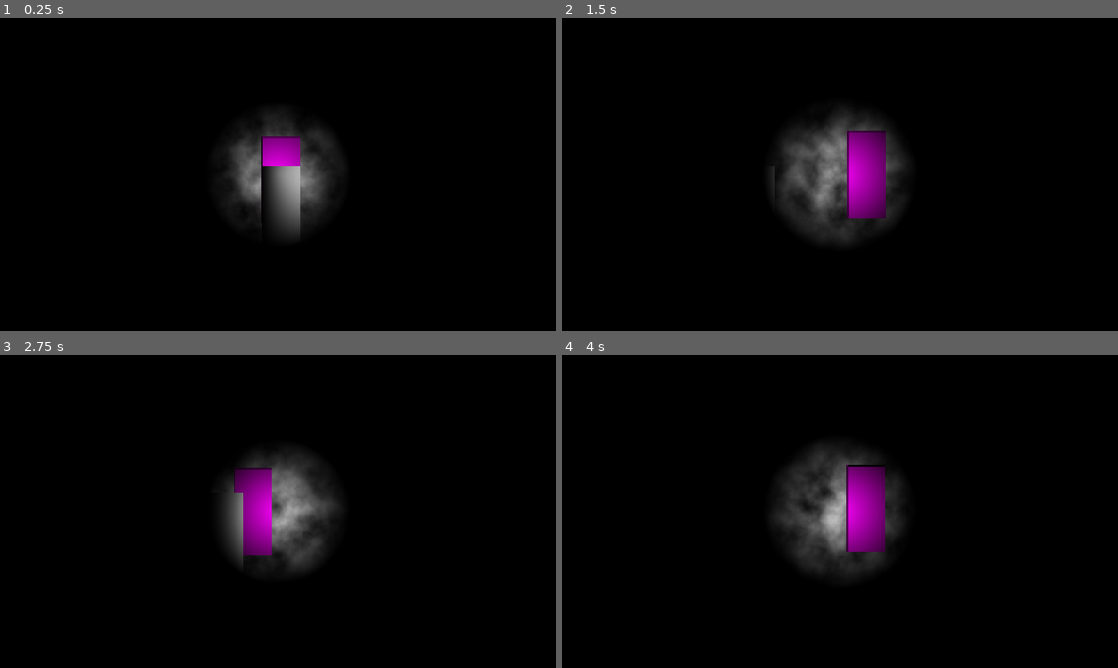
Above: before the commit, frames 1-4 (two rows, left to right).
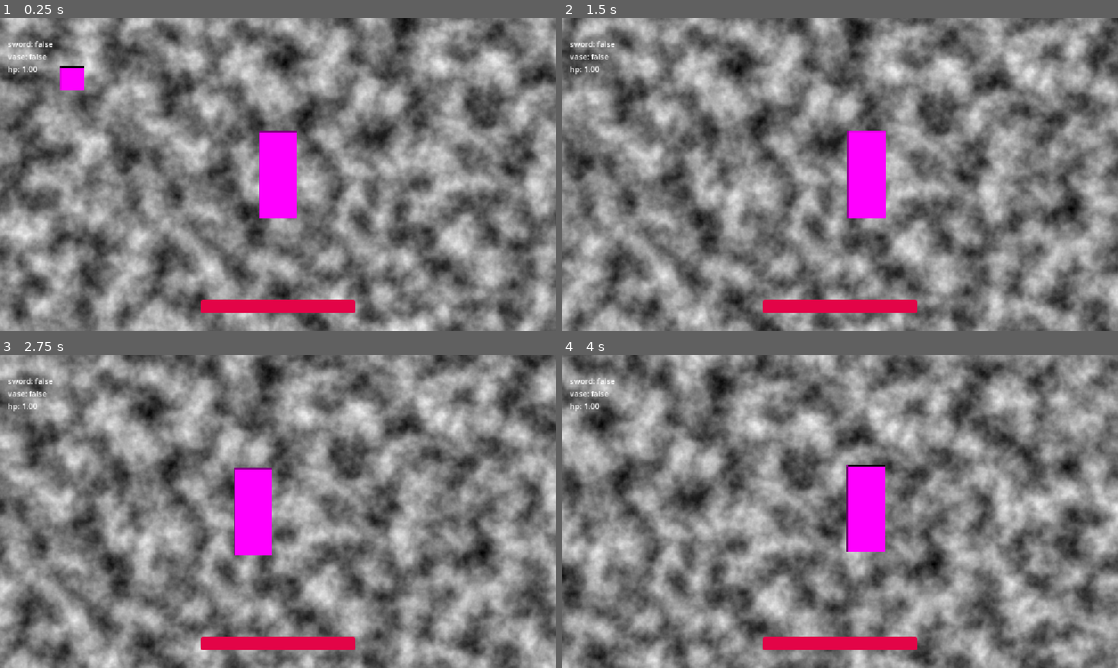
Above: after the commit, the same moments.

Repository: jsbrn/giant-jam-2
Game: Godot game, scene res://ui/views/game_view.tscn
Same seed, same stepped clock (60 frames per second), same inputs: the game is played once before the commit and once after it.
Inputs:
- Up to frame 1 (0.25 s): no input
- Up to frame 2 (1.5 s): hold D (move_right) from 0.53 s (still down); tap W (move_up) at 0.77 s
- Up to frame 3 (2.75 s): tap W (move_up) at 1.52 s; release D (move_right) at 2.03 s; hold A (move_left) from 2.03 s (still down)
- Up to frame 4 (4 s): release A (move_left) at 2.78 s; hold D (move_right) from 2.78 s (still down); tap W (move_up) at 3.02, 3.77 s

The runs differ from the first frame. In frame 1, 100% of the frame differs, in the area x 0-100%, y 0-100%; in frame 2, 99%; in frame 3, 99%; in frame 4, 99%.

Commit message:
Collectibles, painting

Diff:
--- a/project.godot
+++ b/project.godot
@@ -14,6 +14,10 @@
 run/main_scene="uid://c8mssb3k5kip3"
 config/features=PackedStringArray("4.7", "Forward Plus")
 config/icon="res://icon.svg"
+
+[autoload]
+
+SignalBus="*uid://lxrq7vaxj7ru"
 
 [debug]
 
--- /dev/null
+++ b/signal_bus.gd
@@ -0,0 +1,3 @@
+extends Node
+
+signal painting_slashed
--- a/ui/hud/debug.gd
+++ b/ui/hud/debug.gd
@@ -1,5 +1,8 @@
 extends Label
 
 func _process(delta: float) -> void:
-	var player: Player = get_tree().get_first_node_in_group("players")
-	text = str(player.global_position)
+	var p: Player = get_tree().get_first_node_in_group("players")
+	text = ""
+	text += "\nsword: %s" % [p.has_sword]
+	text += "\nvase: %s" % [p.has_vase]
+	text += "\nhp: %.2f" % [p.health]
--- /dev/null
+++ b/ui/hud/health.gd
@@ -0,0 +1,12 @@
+extends ProgressBar
+
+
+# Called when the node enters the scene tree for the first time.
+func _ready() -> void:
+	pass # Replace with function body.
+
+
+# Called every frame. 'delta' is the elapsed time since the previous frame.
+func _process(delta: float) -> void:
+	var player: Player = get_tree().get_first_node_in_group("players")
+	value = player.health
--- a/ui/hud/hud.tscn
+++ b/ui/hud/hud.tscn
@@ -3,6 +3,14 @@
 [ext_resource type="Script" uid="uid://bppm3qiukrilw" path="res://ui/hud/debug.gd" id="1_xmswo"]
 [ext_resource type="Texture2D" uid="uid://bqubo4cieguh2" path="res://assets/textures/blindness.png" id="2_4d6w6"]
 [ext_resource type="Script" uid="uid://dvu31gk2qda2g" path="res://ui/hud/blindness.gd" id="3_e0nub"]
+[ext_resource type="Script" uid="uid://tadadjl8j6fk" path="res://ui/hud/health.gd" id="4_w75iv"]
+
+[sub_resource type="StyleBoxFlat" id="StyleBoxFlat_w75iv"]
+bg_color = Color(0.8901961, 0.015686275, 0.2784314, 1)
+corner_radius_top_left = 4
+corner_radius_top_right = 4
+corner_radius_bottom_right = 4
+corner_radius_bottom_left = 4
 
 [node name="HUD" type="Control" unique_id=1063190297]
 layout_mode = 3
@@ -11,15 +19,6 @@
 anchor_bottom = 1.0
 grow_horizontal = 2
 grow_vertical = 2
-
-[node name="Debug" type="Label" parent="." unique_id=1413607937]
-layout_mode = 1
-offset_left = 16.0
-offset_top = 16.0
-offset_right = 89.0
-offset_bottom = 39.0
-text = "HUD Test"
-script = ExtResource("1_xmswo")
 
 [node name="TextureRect" type="TextureRect" parent="." unique_id=493511020]
 layout_mode = 1
@@ -32,3 +31,30 @@
 expand_mode = 1
 stretch_mode = 3
 script = ExtResource("3_e0nub")
+
+[node name="Debug" type="Label" parent="." unique_id=1413607937]
+layout_mode = 1
+offset_left = 16.0
+offset_top = 16.0
+offset_right = 89.0
+offset_bottom = 39.0
+text = "HUD Test"
+script = ExtResource("1_xmswo")
+
+[node name="Health" type="ProgressBar" parent="." unique_id=2082598290]
+layout_mode = 1
+anchors_preset = 7
+anchor_left = 0.5
+anchor_top = 1.0
+anchor_right = 0.5
+anchor_bottom = 1.0
+offset_left = -160.0
+offset_top = -64.0
+offset_right = 160.0
+offset_bottom = -37.0
+grow_horizontal = 2
+grow_vertical = 0
+theme_override_styles/fill = SubResource("StyleBoxFlat_w75iv")
+max_value = 1.0
+show_percentage = false
+script = ExtResource("4_w75iv")
--- /dev/null
+++ b/world/collectible.gd
@@ -0,0 +1,16 @@
+extends Area2D
+
+enum Item {
+	VASE,
+	SWORD
+}
+
+@export var item: Item
+
+func _on_body_entered(body: Node2D) -> void:
+	var p: Player = body
+	if item == Item.VASE:
+		p.has_vase = true
+	if item == Item.SWORD:
+		p.has_sword = true
+	queue_free()
--- /dev/null
+++ b/world/collectible.tscn
@@ -0,0 +1,14 @@
+[gd_scene format=3 uid="uid://ddykfq2u5eeiy"]
+
+[ext_resource type="Script" uid="uid://hu47w8jdajmc" path="res://world/collectible.gd" id="1_g77r0"]
+
+[sub_resource type="RectangleShape2D" id="RectangleShape2D_w5pmr"]
+size = Vector2(50, 50)
+
+[node name="Collectible" type="Area2D" unique_id=1458262172]
+script = ExtResource("1_g77r0")
+
+[node name="CollisionShape2D" type="CollisionShape2D" parent="." unique_id=716719722]
+shape = SubResource("RectangleShape2D_w5pmr")
+
+[connection signal="body_entered" from="." to="." method="_on_body_entered"]
--- a/world/ghost.gd
+++ b/world/ghost.gd
@@ -3,7 +3,7 @@
 enum AttackType {
 	SLOWNESS,
 	BLINDNESS,
-	TELEPORT
+	DAMAGE
 }
 
 const SPEED: float = 100
@@ -15,6 +15,8 @@
 
 func _ready() -> void:
 	nav.target_position = random_target()
+	if attack_type == AttackType.DAMAGE:
+		SignalBus.painting_slashed.connect(_on_painting_slashed)
 
 func _process(delta: float) -> void:
 	velocity = (nav.get_next_path_position() - global_position).normalized() * SPEED
@@ -52,6 +54,23 @@
 	if attack_type == AttackType.SLOWNESS:
 		p.slowness = 2
 	if attack_type == AttackType.BLINDNESS:
-		p.blindness = 2
-	if attack_type == AttackType.TELEPORT:
-		p.global_position = random_target()
+		if !p.has_vase:
+			p.blindness = 2
+		else:
+			p.has_vase = false
+			disappear()
+	if attack_type == AttackType.DAMAGE:
+		if p.has_sword:
+			disappear()
+		else:
+			p.health -= .5
+			if p.health <= 0:
+				p.global_position = random_target()
+				p.health = 1
+
+func _on_painting_slashed() -> void:
+	disappear()
+
+func disappear() -> void:
+	await create_tween().tween_property(self, "alpha", 0.0, 3)
+	queue_free()
--- a/world/ghost.tscn
+++ b/world/ghost.tscn
@@ -17,7 +17,7 @@
 
 [node name="Ghost" type="CharacterBody2D" unique_id=1428940175]
 collision_layer = 2
-collision_mask = 5
+collision_mask = 4
 script = ExtResource("1_vhie2")
 
 [node name="Sprite2D" type="Sprite2D" parent="." unique_id=257297051]
--- a/world/house.tscn
+++ b/world/house.tscn
@@ -3,6 +3,8 @@
 [ext_resource type="PackedScene" uid="uid://xdebh1khggf1" path="res://world/player.tscn" id="1_apcmc"]
 [ext_resource type="PackedScene" uid="uid://dhiu3yga7nhqv" path="res://world/ghost.tscn" id="2_jpscu"]
 [ext_resource type="PackedScene" uid="uid://bqnlp13ldmeie" path="res://world/projector.tscn" id="3_v4e3w"]
+[ext_resource type="PackedScene" uid="uid://bnw6bqwc4ati3" path="res://world/painting.tscn" id="4_2skef"]
+[ext_resource type="PackedScene" uid="uid://ddykfq2u5eeiy" path="res://world/collectible.tscn" id="5_27kdi"]
 
 [sub_resource type="FastNoiseLite" id="FastNoiseLite_jpscu"]
 
@@ -12,8 +14,8 @@
 noise = SubResource("FastNoiseLite_jpscu")
 
 [sub_resource type="NavigationPolygon" id="NavigationPolygon_w5pmr"]
-vertices = PackedVector2Array(-1484.9766, 1485.0234, -923, -420, -260, -440, 260, -440, 1482.0234, 1492.9688, 1488.9688, -1484.0234, 260, -510, -1481.0078, -1490.9688, -923, -1065, -1036, -420, -1036, -1065, -260, -510)
-polygons = Array[PackedInt32Array]([PackedInt32Array(0, 1, 2, 3, 4), PackedInt32Array(5, 4, 3, 6), PackedInt32Array(7, 5, 6, 8), PackedInt32Array(9, 1, 0), PackedInt32Array(9, 0, 7, 10), PackedInt32Array(2, 1, 8, 11), PackedInt32Array(8, 10, 7), PackedInt32Array(8, 6, 11)])
+vertices = PackedVector2Array(-923, -420, -260, -440, 260, -440, -392, -234, -462, -234, -1481, 1443.3828, -626.5, 971.5, 407.5, 949.5, 520.5, 949.5, 1468.75, 1443.3828, -392, -164, 474.5, -500.5, 587.5, -500.5, 520.5, 304.5, 407.5, 304.5, 723, 795, 653, 795, -739.5, 971.5, 653, 725, 587.5, -1145.5, 1468.75, -1467.3828, 723, 725, -1133, 891, -739.5, 326.5, -1203, 891, -1481, -1467.3828, -1203, 821, 474.5, -1145.5, 260, -510, -270.5, -737.5, -270.5, -1382.5, -260, -510, -383.5, -737.5, -1133, 821, -923, -1065, -626.5, 326.5, -462, -164, -383.5, -1382.5, -1036, -420, -1036, -1065)
+polygons = Array[PackedInt32Array]([PackedInt32Array(0, 1, 2, 3, 4), PackedInt32Array(5, 6, 7, 8, 9), PackedInt32Array(10, 3, 2, 11, 12, 13, 14), PackedInt32Array(15, 9, 8, 16), PackedInt32Array(17, 6, 5), PackedInt32Array(16, 8, 13, 18), PackedInt32Array(12, 19, 20, 9, 21), PackedInt32Array(17, 5, 22, 23), PackedInt32Array(24, 22, 5), PackedInt32Array(24, 5, 25, 26), PackedInt32Array(27, 11, 28, 29, 30), PackedInt32Array(11, 2, 28), PackedInt32Array(29, 28, 31, 32), PackedInt32Array(23, 22, 33), PackedInt32Array(31, 1, 0, 34, 32), PackedInt32Array(10, 14, 7, 6, 35, 36), PackedInt32Array(37, 32, 34, 25), PackedInt32Array(23, 33, 26, 25, 38), PackedInt32Array(21, 18, 13, 12), PackedInt32Array(0, 4, 36, 35, 23, 38), PackedInt32Array(9, 15, 21), PackedInt32Array(39, 38, 25), PackedInt32Array(34, 39, 25), PackedInt32Array(37, 25, 20, 30), PackedInt32Array(30, 20, 19, 27)])
 outlines = Array[PackedVector2Array]([PackedVector2Array(-1491, -1501, 1499, -1494, 1492, 1503, -1495, 1495)])
 
 [sub_resource type="RectangleShape2D" id="RectangleShape2D_w5pmr"]
@@ -42,6 +44,7 @@
 position = Vector2(-1347, -821)
 
 [node name="BlindGhost" parent="NavigationRegion2D" unique_id=700121897 instance=ExtResource("2_jpscu")]
+position = Vector2(1088, -1232)
 attack_type = 1
 
 [node name="TeleportGhost" parent="NavigationRegion2D" unique_id=1197571142 instance=ExtResource("2_jpscu")]
@@ -103,3 +106,13 @@
 [node name="Projector3" parent="NavigationRegion2D" unique_id=534411383 instance=ExtResource("3_v4e3w")]
 position = Vector2(688, 760)
 movie = "test"
+
+[node name="Painting" parent="NavigationRegion2D" unique_id=1746873869 instance=ExtResource("4_2skef")]
+position = Vector2(472, -360)
+
+[node name="Sword" parent="NavigationRegion2D" unique_id=1458262172 instance=ExtResource("5_27kdi")]
+position = Vector2(-392, 32)
+item = 1
+
+[node name="Vase" parent="NavigationRegion2D" unique_id=793397787 instance=ExtResource("5_27kdi")]
+position = Vector2(48, 232)
--- /dev/null
+++ b/world/painting.gd
@@ -0,0 +1,6 @@
+extends Area2D
+
+func _on_body_entered(body: Node2D) -> void:
+	var p: Player = body
+	if p.has_sword:
+		SignalBus.painting_slashed.emit()
--- /dev/null
+++ b/world/painting.tscn
@@ -0,0 +1,15 @@
+[gd_scene format=3 uid="uid://bnw6bqwc4ati3"]
+
+[ext_resource type="Script" uid="uid://cajkyg34jeiu4" path="res://world/painting.gd" id="1_4848a"]
+
+[sub_resource type="RectangleShape2D" id="RectangleShape2D_w5pmr"]
+size = Vector2(100, 150)
+
+[node name="Painting" type="Area2D" unique_id=1746873869]
+collision_layer = 0
+script = ExtResource("1_4848a")
+
+[node name="CollisionShape2D" type="CollisionShape2D" parent="." unique_id=57218208]
+shape = SubResource("RectangleShape2D_w5pmr")
+
+[connection signal="body_entered" from="." to="." method="_on_body_entered"]
--- a/world/player.gd
+++ b/world/player.gd
@@ -4,6 +4,9 @@
 const SPEED: float = 300.0
 var blindness: float = 0
 var slowness: float = 0
+var health: float = 1.0
+var has_sword: bool
+var has_vase: bool
 
 func _ready() -> void:
 	add_to_group("players")
Binary file removed: assets/movies/slides/test/1.png
Not shown, removed: assets/movies/slides/test/1.png.import
Binary file removed: assets/movies/slides/test/2.png
Not shown, removed: assets/movies/slides/test/2.png.import
Binary file removed: assets/movies/slides/test/3.png
Not shown, removed: assets/movies/slides/test/3.png.import
Renamed: assets/movies/test.tres -> assets/movies/woman.tres
Not shown, added: signal_bus.gd.uid
Not shown, added: ui/hud/health.gd.uid
Not shown, added: world/collectible.gd.uid
Not shown, added: world/painting.gd.uid
